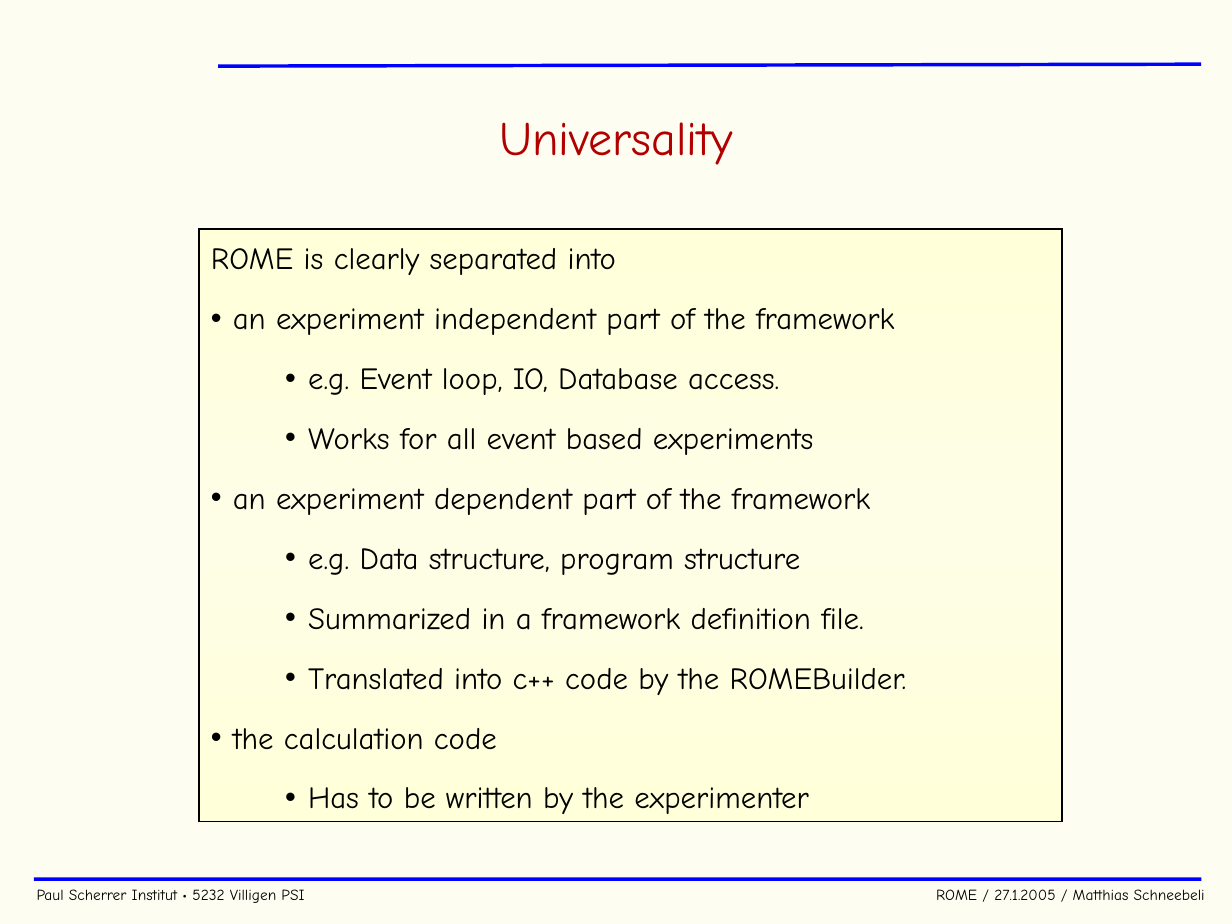
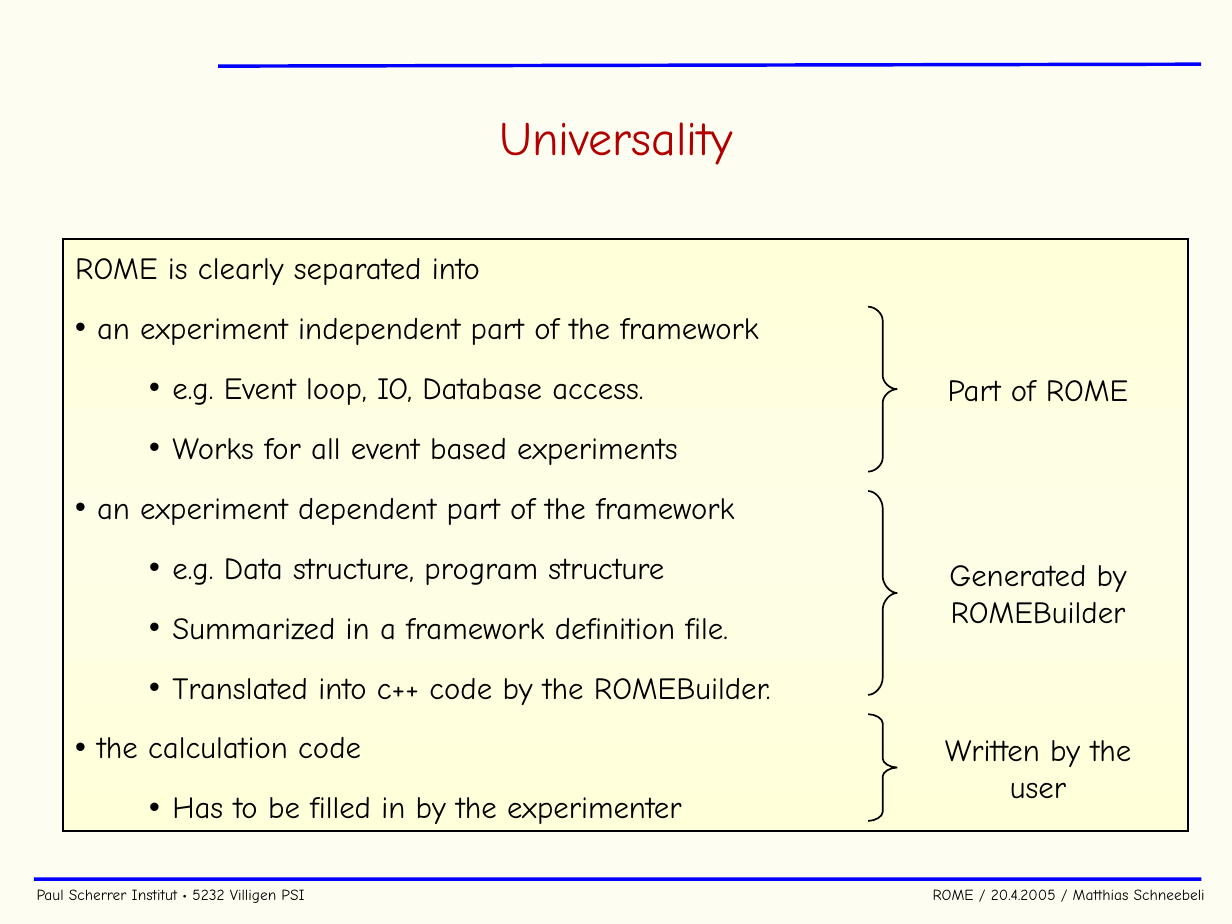
Before and after one commit to cjpl/rome, a slide deck: slide 19 of documentation/ROME.ppt (slide 6 before the commit). Drawn at 1232x924 pixels with LibreOffice and Linux fonts; fonts in the diff are those of the drawing; background and template pictures are left out. Boxes give left, top, right and bottom in pixels: in the first picture for what was removed or moved away, otherwise in the second. Text is boxed around its words. In the diff, an @@ line names an element or a change of style, - is before the commit and + after.

```diff
--- a/documentation/ROME.ppt
+++ b/documentation/ROME.ppt
@@ rectangle "ROME is clearly separated into": place and size @@
-rectangle "ROME is clearly separated into" at [198, 229, 1062, 822]
+rectangle "ROME is clearly separated into" at [63, 239, 1188, 832]
@@ freeform shape added at [869, 307, 898, 472], outline #000000 0.99 pt @@
@@ text added at [948, 380, 1128, 402], 18 pt, text #000000 @@
+Part of ROME
@@ freeform shape added at [869, 492, 898, 695], outline #000000 0.99 pt @@
@@ text added at [949, 565, 1127, 624], 18 pt, text #000000 @@
+Generated by ROMEBuilder
@@ freeform shape added at [869, 715, 898, 822], outline #000000 0.99 pt @@
@@ text added at [945, 740, 1132, 799], 18 pt, text #000000 @@
+Written by the user
@@ text in rectangle at [172, 797, 682, 824]: text changed @@
-  • Has to be written by the experimenter
+  • Has to be filled in by the experimenter
@@ text at [37, 889, 1205, 903]: text changed @@
-Paul Scherrer Institut • 5232 Villigen PSI ROME / 27.1.2005 / Matthias Schneebeli
+Paul Scherrer Institut • 5232 Villigen PSI ROME / 20.4.2005 / Matthias Schneebeli
```
Also in this commit, not shown: 38 other slides changed, 17 slides added, 1 slide removed, 1 other file.
